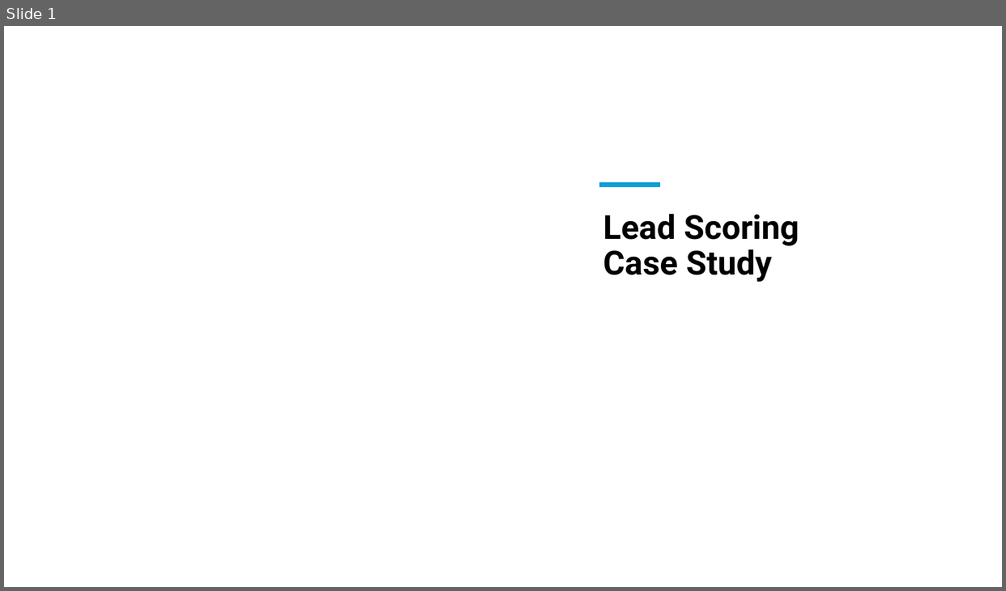
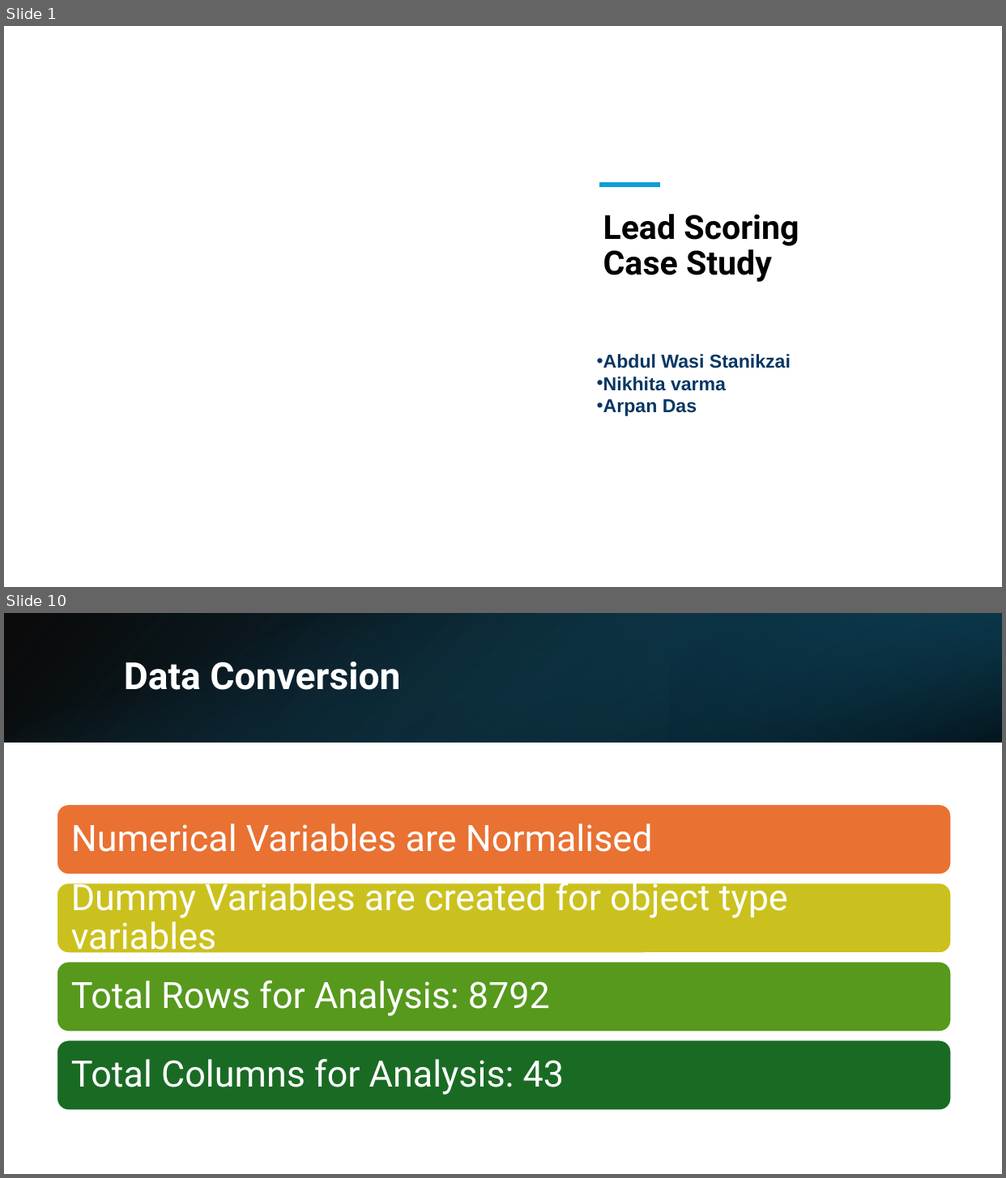
Before and after one commit to Wasistanikzai/Lead-Scoring-Case-Study, a slide deck: Presentation of Case Study.pptx. Shown one above the other, each under a label of ours: slide 1 before the commit, slides 1 and 10 after it; the slides between them are not shown. The pictures are 1006x591 and 1006x1178 pixels, drawn with LibreOffice and Linux fonts; fonts in the diff are those of the drawing; background and template pictures are left out. Boxes give left, top, right and bottom in pixels: in the first picture for what was removed or moved away, otherwise in the second. Text is boxed around its words. In the diff, an @@ line names an element or a change of style, - is before the commit and + after.

```diff
--- a/Presentation of Case Study.pptx
+++ b/Presentation of Case Study.pptx
@@ slide 10 added at <box>4,613,1002,1174</box>, background #FFFFFF @@
@@ rectangle added at <box>4,613,1002,742</box>, fill gradient #000000 to #104862 @@
@@ rectangle added at <box>4,613,1002,742</box>, fill gradient #156082 to #000000 @@
@@ rectangle added at <box>670,613,1002,742</box>, fill gradient #0B3041 to #156082 @@
@@ title added at <box>124,662,400,690</box>, 36 pt, text #FFFFFF, bold @@
+Data Conversion
@@ group added at <box>57,805,951,1111</box>: 4 rounded rectangles, 4 texts @@
+Numerical Variables are Normalised
+Dummy Variables are created for object type variables
+Total Rows for Analysis: 8792
+Total Columns for Analysis: 43
@@ slide 1 changed as well @@
@@ text added at <box>603,354,791,416</box>, 18 pt, text #073763, bold @@
+• Abdul Wasi Stanikzai
+• Nikhita varma
+• Arpan Das
```
Also in this commit, not shown: 2 other slides changed, 9 other slides added, 5 slides removed, 7 other files.
